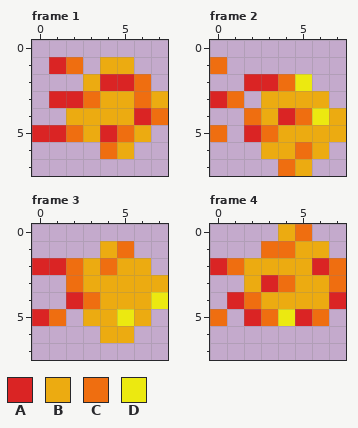
Two states of a pixel-art file, sprite/fire.aseprite. This is how it looked before the edit.
8x8 pixels, 4 frames. Shown: frame 1, frame 2, frame 3, frame 4.
Palette (. is transparent): A #da2424  B #ecab11  C #ef6e10  D #ece910
And afterwards:
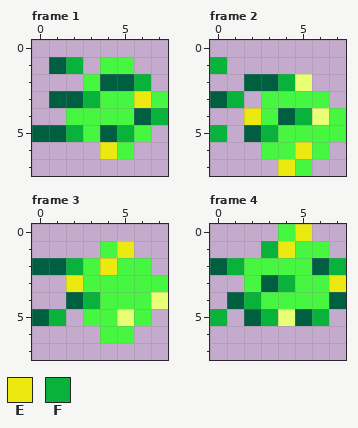
Colours new in this view: E #ece910  F #08b23b
From old to new:
colour A: #da2424 -> #005f41
colour B: #ecab11 -> #47f641
colour D: #ece910 -> #e8ff75
Frame 1, layers "Layer 2", "Layer 1":
y 1: x 2 C -> F
y 2: x 6 C -> F
y 3: x 3 C -> F; x 6 C -> E
y 4: x 7 C -> F
y 5: x 2 C -> F; x 5 C -> F
y 6: x 4 C -> E
Frame 2, layers "Layer 2", "Layer 1":
y 1: x 0 C -> F
y 2: x 4 C -> F
y 3: x 1 C -> F
y 4: x 2 C -> E; x 5 C -> F
y 5: x 0 C -> F; x 3 C -> F
y 6: x 5 C -> E
y 7: x 4 C -> E
Frame 3, layers "Layer 2", "Layer 1":
y 1: x 5 C -> E
y 2: x 2 C -> F; x 4 C -> E
y 3: x 2 C -> E
y 4: x 3 C -> F
y 5: x 1 C -> F
Frame 4, layers "Layer 2", "Layer 1":
y 0: x 5 C -> E
y 1: x 3..4 CC -> FE
y 2: x 1 C -> F; x 7 C -> F
y 3: x 4 C -> F; x 7 C -> E
y 4: x 2 C -> F
y 5: x 0 C -> F; x 3 C -> F; x 6 C -> F
